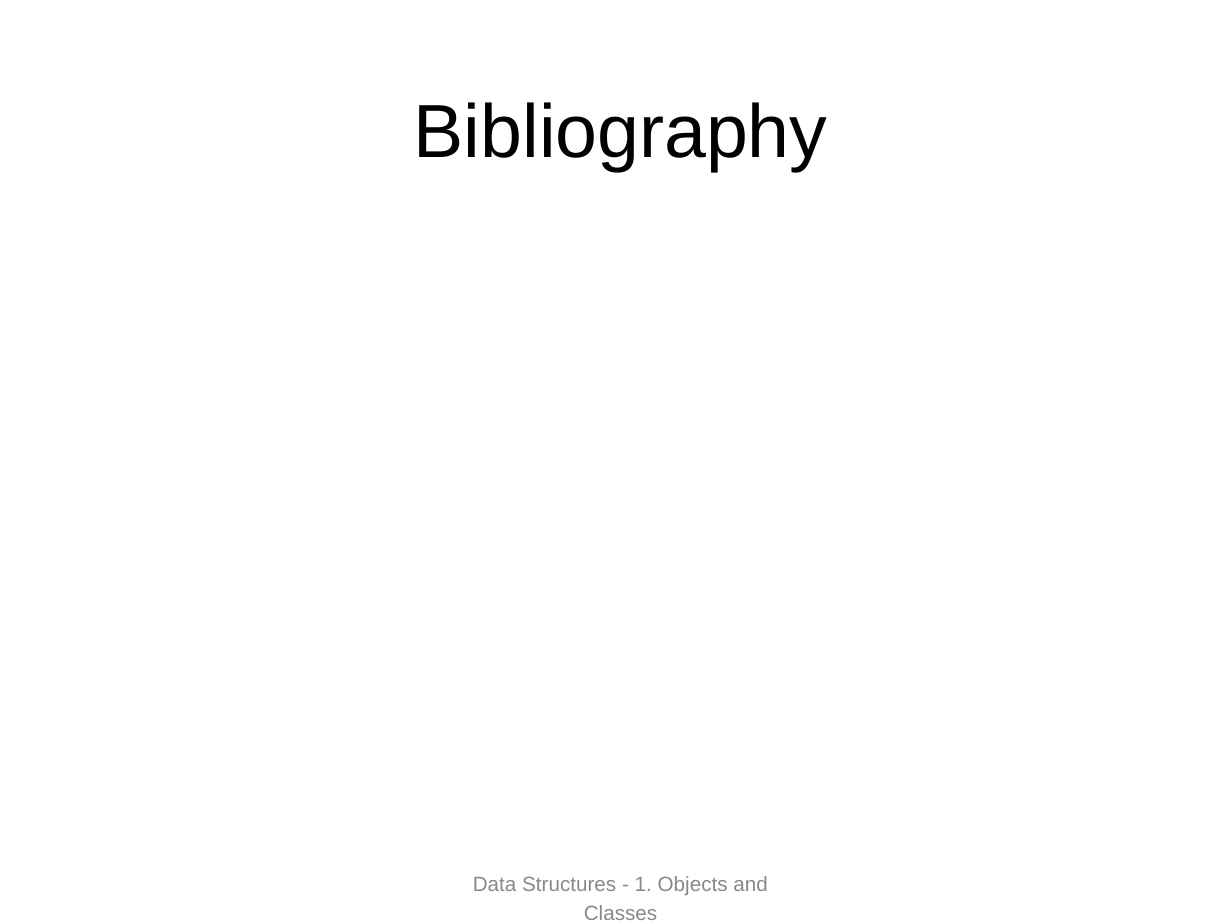
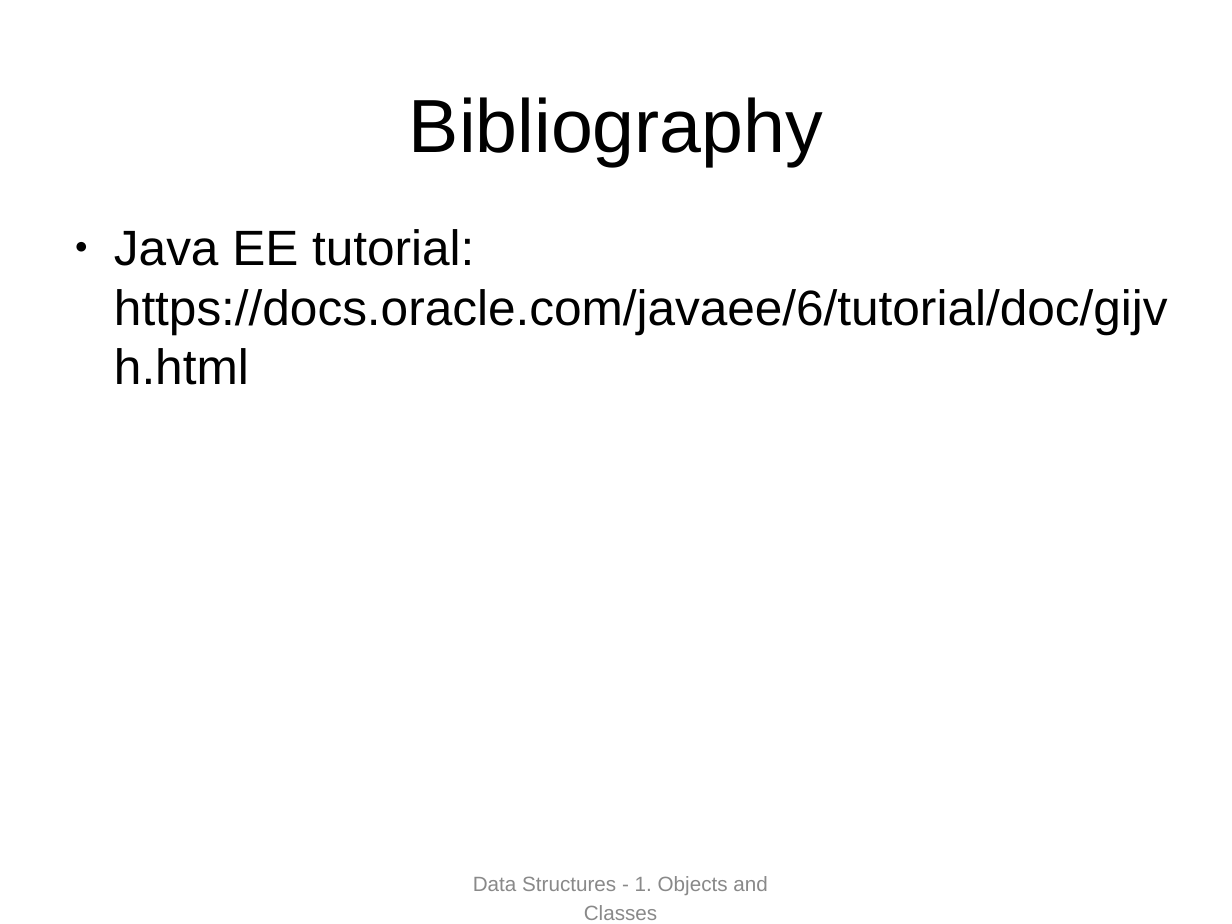
Before and after one commit to fxwalsh/webservicesdev-2016, a slide deck: slide 13 of topic01/talk-1/web-services-intro.odp (slide 2 before the commit). Drawn at 1232x924 pixels with LibreOffice and Linux fonts; fonts in the diff are those of the drawing. Boxes give left, top, right and bottom in pixels: in the first picture for what was removed or moved away, otherwise in the second. Text is boxed around its words. In the diff, an @@ line names an element or a change of style, - is before the commit and + after.

Commit message:
talk 1 commit not finished./arduino

```diff
--- a/topic01/talk-1/web-services-intro.odp
+++ b/topic01/talk-1/web-services-intro.odp
@@ title "Bibliography": place and size @@
-title "Bibliography" at [414,102,828,171]
+title "Bibliography" at [409,97,823,166]
@@ text added at [114,229,1168,385], 32.2 pt, text #000000 @@
+● Java EE tutorial: https://docs.oracle.com/javaee/6/tutorial/doc/gijvh.html
```
Also in this commit, not shown: 1 other slide changed, 11 slides added, 2 other files.
